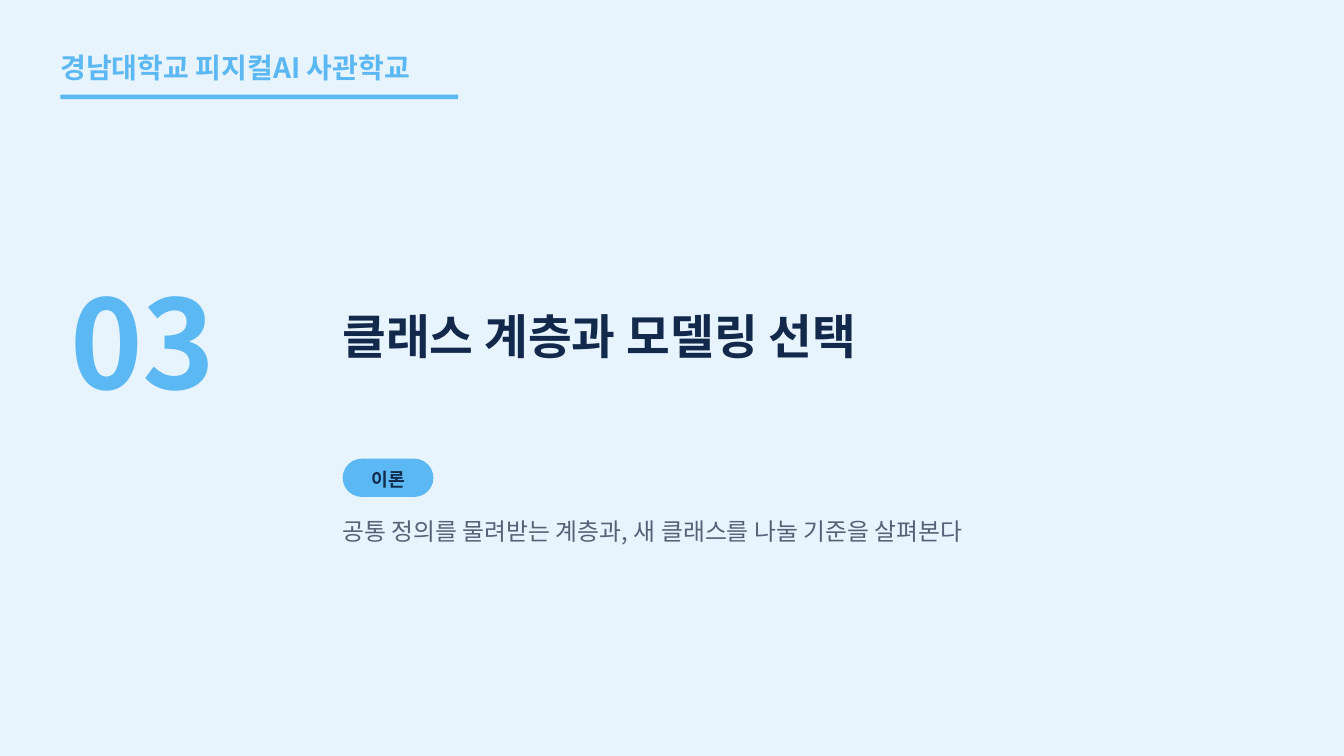
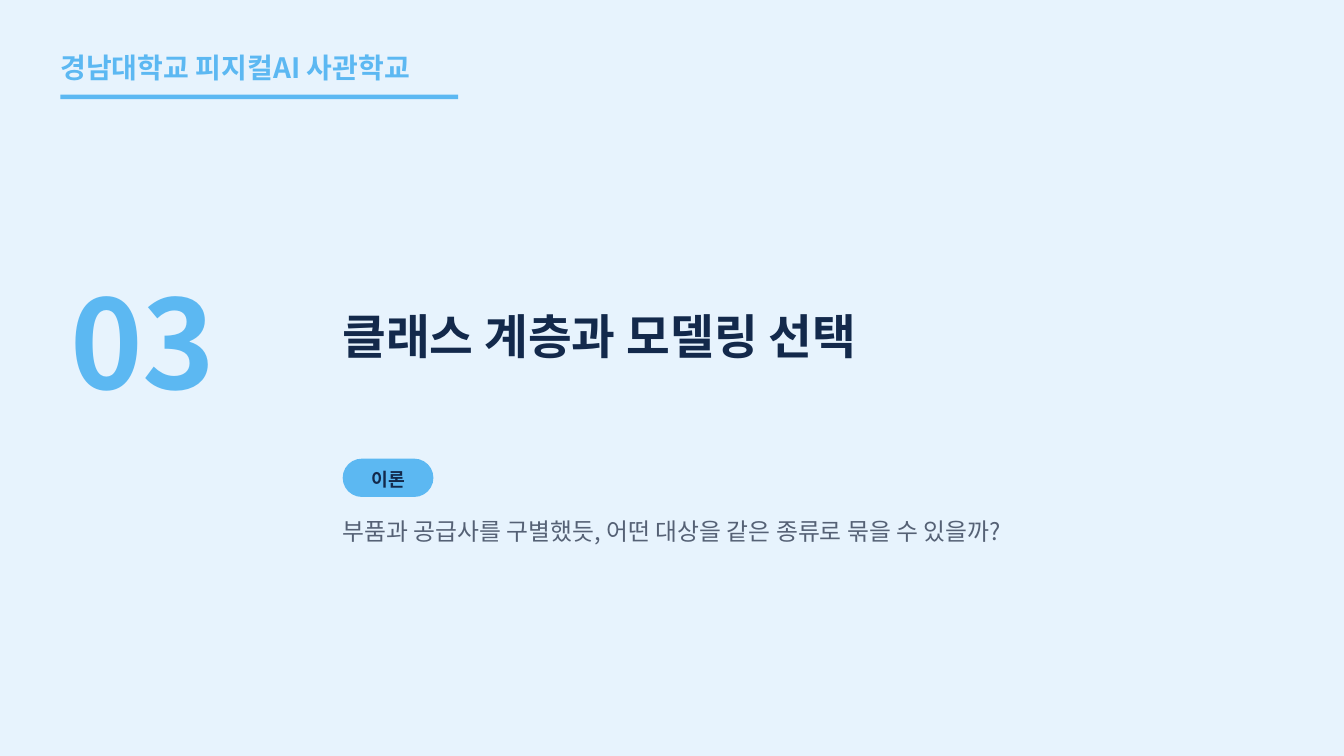
Before and after one commit to uengine-oss/hyd-iot-edu, a slide deck: slide 19 of workspace/강의제작/산출물/통합반/이론/02회차/통합반_02일차.pptx. Drawn at 1344x756 pixels with LibreOffice and Linux fonts; fonts in the diff are those of the drawing. Boxes give left, top, right and bottom in pixels: in the first picture for what was removed or moved away, otherwise in the second. Text is boxed around its words. In the diff, an @@ line names an element or a change of style, - is before the commit and + after.

Commit message:
통합반 온라인 2회차에서 상속·장치 유형·공급사별 견적을 화면으로 판별한다

```diff
--- a/workspace/강의제작/산출물/통합반/이론/02회차/통합반_02일차.pptx
+++ b/workspace/강의제작/산출물/통합반/이론/02회차/통합반_02일차.pptx
@@ text at box(343, 520, 1001, 544): text changed @@
-공통 정의를 물려받는 계층과, 새 클래스를 나눌 기준을 살펴본다
+부품과 공급사를 구별했듯, 어떤 대상을 같은 종류로 묶을 수 있을까?
```
Also in this commit, not shown: 3 other slides changed, 5 other files.
